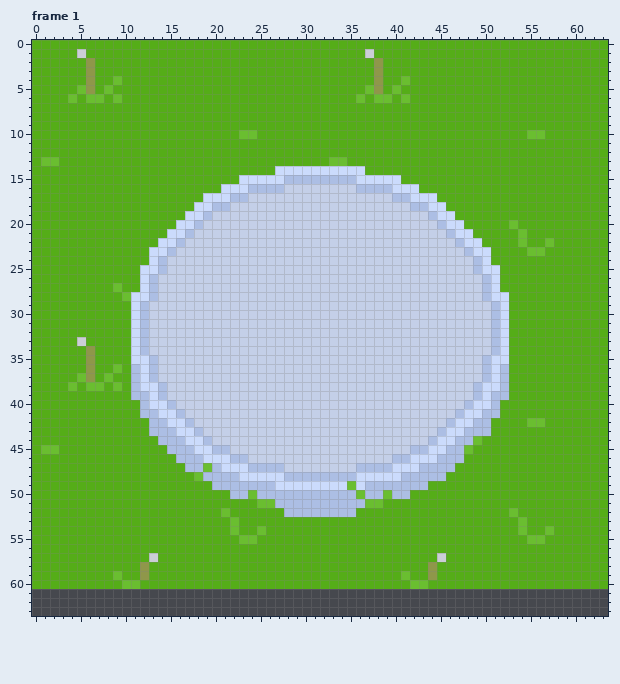
One commit to this pixel-art file: light-panel1.ase. Above is the file before it was changed.
64x64 pixels, 7 frames. Shown: frame 1. The commit also changed other frames, which this record leaves out.
Once edited:
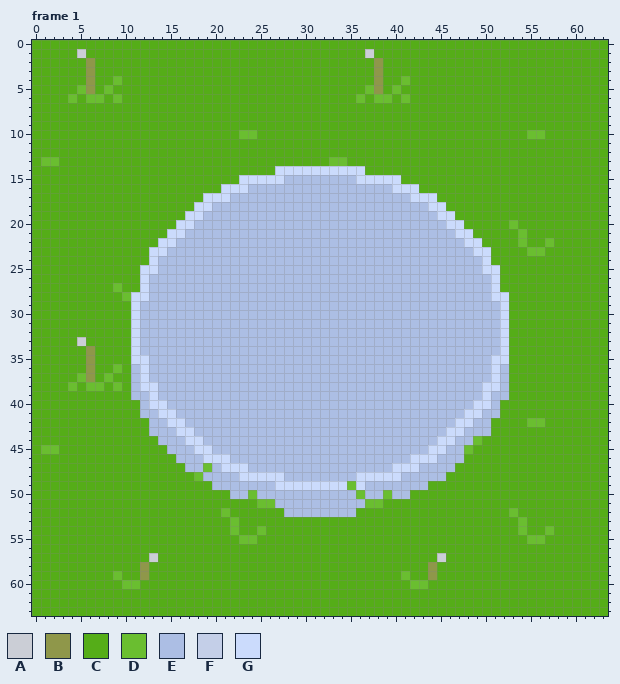
Palette (. is transparent): A #cbced6  B #8f974a  C #55ad18  D #6abe30  E #acbee4  F #c4cfe8  G #cbdbfc
Message: made panel change more drastic and added sprite sheets
The exact change:
--- frame 1, layers "Layer 2", "Layer 1"
@@ x 11..52 @@
 15 CCCCCCCCCCCCGGGGGEEEEEEEEGGGGGCCCCCCCCCCCC
-16 CCCCCCCCCCGGGEEEEFFFFFFFFEEEEGGGCCCCCCCCCC
-17 CCCCCCCCGGGEEFFFFFFFFFFFFFFFFEEGGGCCCCCCCC
-18 CCCCCCCGGEEFFFFFFFFFFFFFFFFFFFFEEGGCCCCCCC
-19 CCCCCCGGEFFFFFFFFFFFFFFFFFFFFFFFFEGGCCCCCC
-20 CCCCCGGEFFFFFFFFFFFFFFFFFFFFFFFFFFEGGCCCCC
-21 CCCCGGEFFFFFFFFFFFFFFFFFFFFFFFFFFFFEGGCCCC
-22 CCCGGEFFFFFFFFFFFFFFFFFFFFFFFFFFFFFFEGGCCC
-23 CCGGEFFFFFFFFFFFFFFFFFFFFFFFFFFFFFFFFEGGCC
-24 CCGEFFFFFFFFFFFFFFFFFFFFFFFFFFFFFFFFFFEGCC
-25 CGGEFFFFFFFFFFFFFFFFFFFFFFFFFFFFFFFFFFEGGC
-26 CGEFFFFFFFFFFFFFFFFFFFFFFFFFFFFFFFFFFFFEGC
-27 CGEFFFFFFFFFFFFFFFFFFFFFFFFFFFFFFFFFFFFEGC
-28 GGEFFFFFFFFFFFFFFFFFFFFFFFFFFFFFFFFFFFFEGG
-29 GEFFFFFFFFFFFFFFFFFFFFFFFFFFFFFFFFFFFFFFEG
-30 GEFFFFFFFFFFFFFFFFFFFFFFFFFFFFFFFFFFFFFFEG
-31 GEFFFFFFFFFFFFFFFFFFFFFFFFFFFFFFFFFFFFFFEG
-32 GEFFFFFFFFFFFFFFFFFFFFFFFFFFFFFFFFFFFFFFEG
-33 GEFFFFFFFFFFFFFFFFFFFFFFFFFFFFFFFFFFFFFFEG
-34 GEFFFFFFFFFFFFFFFFFFFFFFFFFFFFFFFFFFFFFFEG
-35 GGEFFFFFFFFFFFFFFFFFFFFFFFFFFFFFFFFFFFFEGG
-36 EGEFFFFFFFFFFFFFFFFFFFFFFFFFFFFFFFFFFFFEGE
-37 EGEFFFFFFFFFFFFFFFFFFFFFFFFFFFFFFFFFFFFEGE
-38 EGGEFFFFFFFFFFFFFFFFFFFFFFFFFFFFFFFFFFEGGE
-39 EEGEFFFFFFFFFFFFFFFFFFFFFFFFFFFFFFFFFFEGEE
-40 CEGGEFFFFFFFFFFFFFFFFFFFFFFFFFFFFFFFFEGGEC
-41 CEEGGEFFFFFFFFFFFFFFFFFFFFFFFFFFFFFFEGGEEC
-42 CCEEGGEFFFFFFFFFFFFFFFFFFFFFFFFFFFFEGGEECC
-43 CCEEEGGEFFFFFFFFFFFFFFFFFFFFFFFFFFEGGEEECC
-44 CCCEEEGGEFFFFFFFFFFFFFFFFFFFFFFFFEGGEEDCCC
-45 CCCCEEEGGEEFFFFFFFFFFFFFFFFFFFFEEGGEEDCCCC
-46 CCCCCEEEGGGEEFFFFFFFFFFFFFFFFEEGGGEEECCCCC
-47 CCCCCCEEDEGGGEEEEFFFFFFFFEEEEGGGEEEECCCCCC
+16 CCCCCCCCCCGGGEEEEEEEEEEEEEEEEGGGCCCCCCCCCC
+17 CCCCCCCCGGGEEEEEEEEEEEEEEEEEEEEGGGCCCCCCCC
+18 CCCCCCCGGEEEEEEEEEEEEEEEEEEEEEEEEGGCCCCCCC
+19 CCCCCCGGEEEEEEEEEEEEEEEEEEEEEEEEEEGGCCCCCC
+20 CCCCCGGEEEEEEEEEEEEEEEEEEEEEEEEEEEEGGCCCCC
+21 CCCCGGEEEEEEEEEEEEEEEEEEEEEEEEEEEEEEGGCCCC
+22 CCCGGEEEEEEEEEEEEEEEEEEEEEEEEEEEEEEEEGGCCC
+23 CCGGEEEEEEEEEEEEEEEEEEEEEEEEEEEEEEEEEEGGCC
+24 CCGEEEEEEEEEEEEEEEEEEEEEEEEEEEEEEEEEEEEGCC
+25 CGGEEEEEEEEEEEEEEEEEEEEEEEEEEEEEEEEEEEEGGC
+26 CGEEEEEEEEEEEEEEEEEEEEEEEEEEEEEEEEEEEEEEGC
+27 CGEEEEEEEEEEEEEEEEEEEEEEEEEEEEEEEEEEEEEEGC
+28 GGEEEEEEEEEEEEEEEEEEEEEEEEEEEEEEEEEEEEEEGG
+29 GEEEEEEEEEEEEEEEEEEEEEEEEEEEEEEEEEEEEEEEEG
+30 GEEEEEEEEEEEEEEEEEEEEEEEEEEEEEEEEEEEEEEEEG
+31 GEEEEEEEEEEEEEEEEEEEEEEEEEEEEEEEEEEEEEEEEG
+32 GEEEEEEEEEEEEEEEEEEEEEEEEEEEEEEEEEEEEEEEEG
+33 GEEEEEEEEEEEEEEEEEEEEEEEEEEEEEEEEEEEEEEEEG
+34 GEEEEEEEEEEEEEEEEEEEEEEEEEEEEEEEEEEEEEEEEG
+35 GGEEEEEEEEEEEEEEEEEEEEEEEEEEEEEEEEEEEEEEGG
+36 EGEEEEEEEEEEEEEEEEEEEEEEEEEEEEEEEEEEEEEEGE
+37 EGEEEEEEEEEEEEEEEEEEEEEEEEEEEEEEEEEEEEEEGE
+38 EGGEEEEEEEEEEEEEEEEEEEEEEEEEEEEEEEEEEEEGGE
+39 EEGEEEEEEEEEEEEEEEEEEEEEEEEEEEEEEEEEEEEGEE
+40 CEGGEEEEEEEEEEEEEEEEEEEEEEEEEEEEEEEEEEGGEC
+41 CEEGGEEEEEEEEEEEEEEEEEEEEEEEEEEEEEEEEGGEEC
+42 CCEEGGEEEEEEEEEEEEEEEEEEEEEEEEEEEEEEGGEECC
+43 CCEEEGGEEEEEEEEEEEEEEEEEEEEEEEEEEEEGGEEECC
+44 CCCEEEGGEEEEEEEEEEEEEEEEEEEEEEEEEEGGEEDCCC
+45 CCCCEEEGGEEEEEEEEEEEEEEEEEEEEEEEEGGEEDCCCC
+46 CCCCCEEEGGGEEEEEEEEEEEEEEEEEEEEGGGEEECCCCC
+47 CCCCCCEEDEGGGEEEEEEEEEEEEEEEEGGGEEEECCCCCC
 48 CCCCCCCDEEEEGGGGGEEEEEEEEGGGGGEEEEECCCCCCC
@@ x 0..63 @@
 60 CCCCCCCCCCDDCCCCCCCCCCCCCCCCCCCCCCCCCCCCCCDDCCCCCCCCCCCCCCCCCCCC
-61 ................................................................
-62 ................................................................
-63 ................................................................
+61 CCCCCCCCCCCCCCCCCCCCCCCCCCCCCCCCCCCCCCCCCCCCCCCCCCCCCCCCCCCCCCCC
+62 CCCCCCCCCCCCCCCCCCCCCCCCCCCCCCCCCCCCCCCCCCCCCCCCCCCCCCCCCCCCCCCC
+63 CCCCCCCCCCCCCCCCCCCCCCCCCCCCCCCCCCCCCCCCCCCCCCCCCCCCCCCCCCCCCCCC
Boxes around the changes in both pictures, in picture pixels (x1, y1, x2, y2):
changed: (149, 184, 491, 472)
added: (32, 589, 608, 616)
